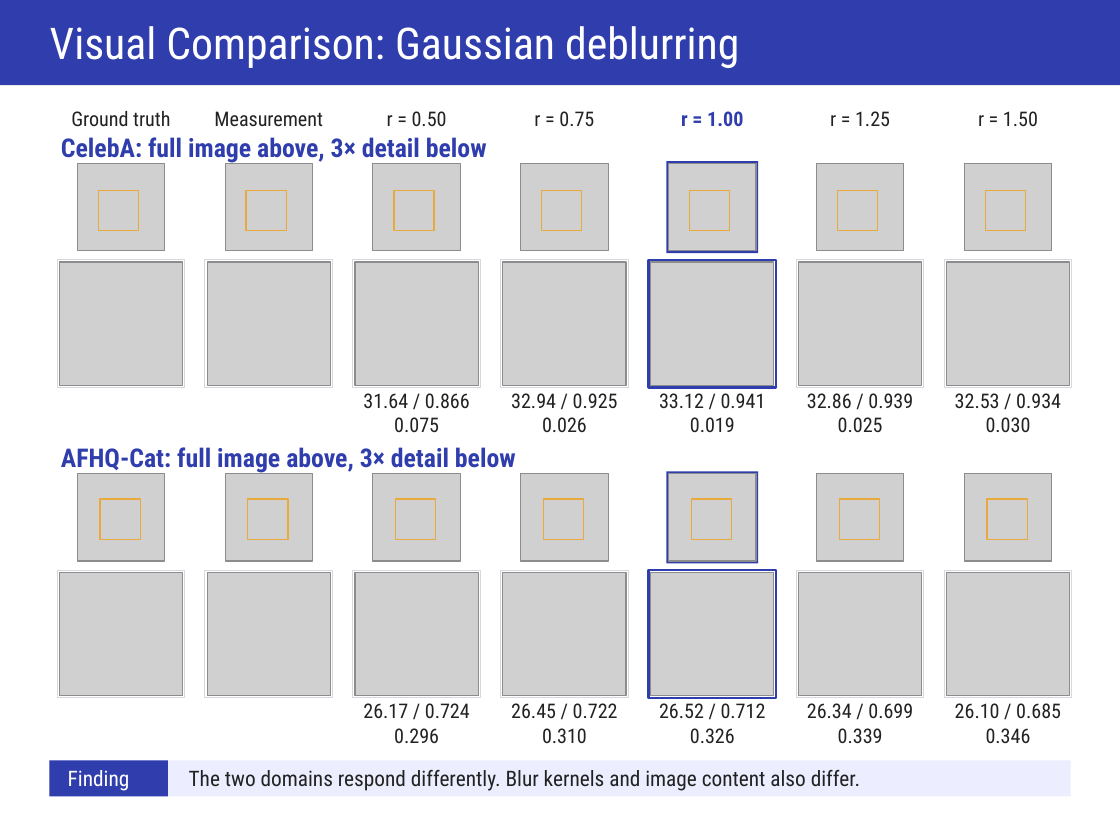
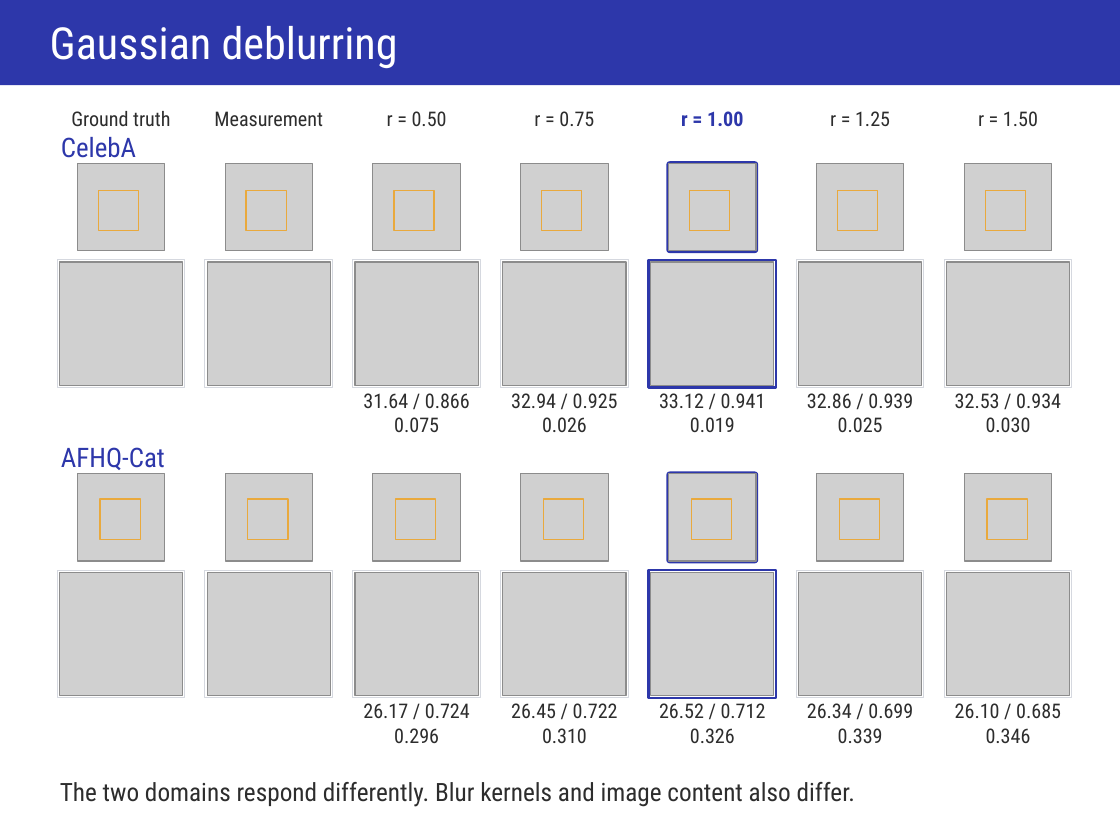
Before and after one commit to ItayShorian07/Diffusion--flower-project, a slide deck: slide 12 of artifacts/presentation/FLOWER- Presentation.pptx. Drawn at 1120x840 pixels with LibreOffice and Linux fonts; fonts in the diff are those of the drawing; grey boxes stand for pictures. Boxes give left, top, right and bottom in pixels: in the first picture for what was removed or moved away, otherwise in the second. Text is boxed around its words. In the diff, an @@ line names an element or a change of style, - is before the commit and + after.

```diff
--- a/artifacts/presentation/FLOWER- Presentation.pptx
+++ b/artifacts/presentation/FLOWER- Presentation.pptx
@@ rectangle at [0,0,1120,85]: fill #303EAD to #2D37AA @@
@@ text at [50,26,398,68]: text changed; size 29.2 to 29.6 pt @@
-Visual Comparison: Gaussian deblurring
+Gaussian deblurring
@@ text colour #222222 to #2D2D2D in 3 elements at [71,111,170,126], [214,111,323,126], [387,111,447,126] @@
@@ text at [61,137,136,158]: text changed; size 17.2 to 18 pt; text colour #303EAD to #2D37AA; bold off @@
-CelebA: full image above, 3× detail below
+CelebA
@@ text at [61,447,165,474]: text changed; size 17.2 to 18 pt; text colour #303EAD to #2D37AA; bold off @@
-AFHQ-Cat: full image above, 3× detail below
+AFHQ-Cat
@@ text "The two domains respond differently. ...": place and size @@
-text "The two domains respond differently. ..." at [189,770,860,791]
+text "The two domains respond differently. ..." at [60,782,856,807]
@@ text "The two domains respond differently. ..." at [60,782,856,807]: size 14.2 to 16.9 pt, text colour #222222 to #2D2D2D; vertical alignment middle to top @@
@@ rectangle removed at [49,760,1071,795] @@
@@ rectangle removed at [49,760,168,795] @@
@@ text removed at [68,770,130,791] @@
-Finding
```
Also in this commit, not shown: 19 other slides changed, 2 other files.
